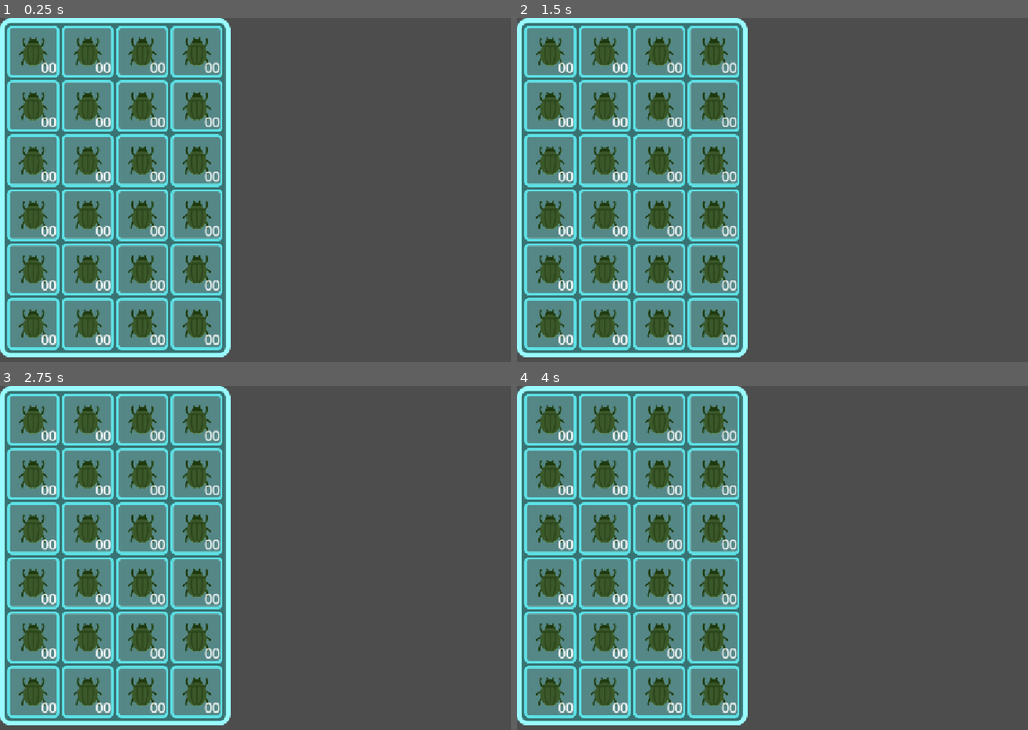
Above: before the commit, frames 1-4 (two rows, left to right).
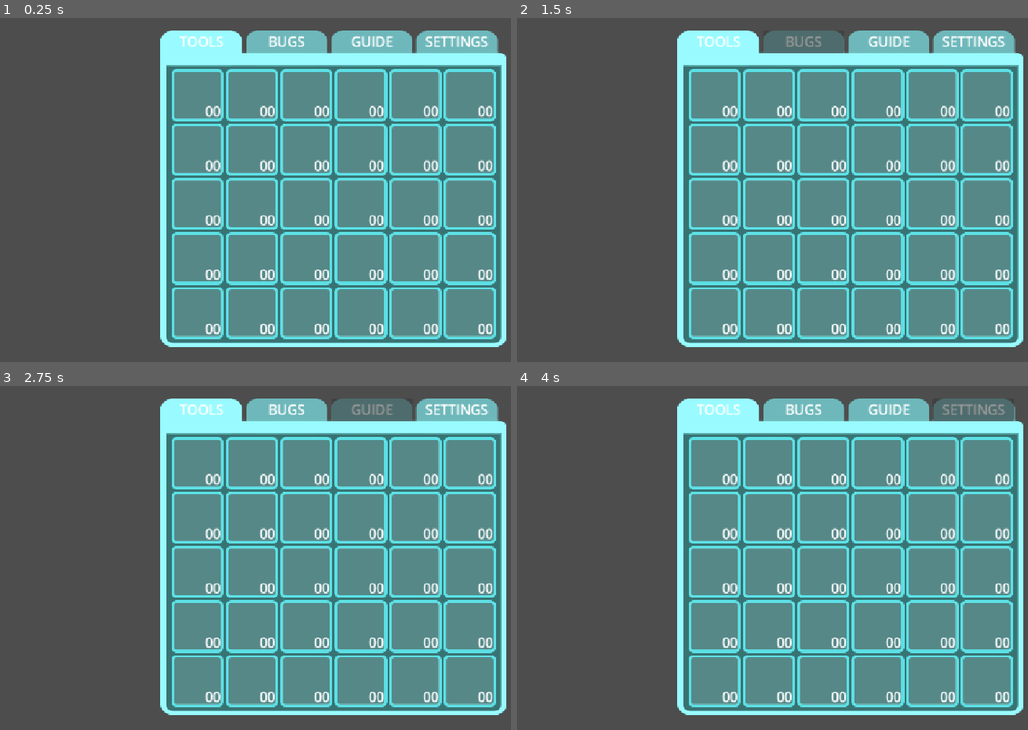
Above: after the commit, the same moments.

Repository: LaurenZeigler/Bug-Catcher
Game: Godot game, scene res://assets/mainScenes/whitebox/InventoryPlayground.tscn
The game is run twice, just before and just after one commit, with the same random seed, the same clock (stepped at 60 frames per second) and the same inputs. This scene is started directly instead of the project's main scene.
Inputs (mouse positions are in pixels of both pictures, inside the frame that each line leads up to):
- Up to frame 1 (0.25 s): no input
- Up to frame 2 (1.5 s): click (716, 42) at 0.5 s, where only the run after the commit has a clickable "TOOLS"; click (803, 42) at 1.25 s, where only the run after the commit has a clickable "BUGS"
- Up to frame 3 (2.75 s): click (373, 410) at 2 s, where only the run after the commit has a clickable "GUIDE"
- Up to frame 4 (4 s): click (971, 410) at 2.75 s, where only the run after the commit has a clickable "SETTINGS"; hold D (move_right) from 3.53 s (still down); hold Ctrl (crouch) from 3.53 s (still down)

The runs differ from the first frame. In frame 1, 89% of the frame differs, in the area x 0-100%, y 0-99%; in frame 2, 89%; in frame 3, 89%; in frame 4, 89%.

Commit message:
Finished inventory UI design

Diff:
--- a/bugc/assets/mainScenes/whitebox/InventoryPlayground.tscn
+++ b/bugc/assets/mainScenes/whitebox/InventoryPlayground.tscn
@@ -1,10 +1,15 @@
 [gd_scene format=3 uid="uid://bcsrckv4om07x"]
 
 [ext_resource type="PackedScene" uid="uid://dtyq3a5a6dwvv" path="res://assets/mainScenes/whitebox/Slots.tscn" id="1_l34y4"]
-[ext_resource type="Texture2D" uid="uid://cndv8sji1t5ie" path="res://assets/UI/TempSlot/BG.png" id="1_rb531"]
+[ext_resource type="Texture2D" uid="uid://bs8ay6br5othx" path="res://assets/UI/TempSlot/BG1.png" id="1_rb531"]
 
 [sub_resource type="StyleBoxTexture" id="StyleBoxTexture_l34y4"]
+content_margin_left = 19.0
+content_margin_top = 71.0
+content_margin_bottom = 15.0
 texture = ExtResource("1_rb531")
+
+[sub_resource type="StyleBoxEmpty" id="StyleBoxEmpty_rb531"]
 
 [node name="InventoryPlayground" type="Node3D" unique_id=97466689]
 
@@ -18,16 +23,15 @@
 
 [node name="PanelContainer" type="PanelContainer" parent="CanvasLayer/Control" unique_id=2139356789]
 layout_mode = 0
-offset_top = 1.0
-offset_right = 422.0
-offset_bottom = 624.0
+offset_left = 295.0
+offset_top = 23.0
+offset_right = 929.0
+offset_bottom = 605.0
 theme_override_styles/panel = SubResource("StyleBoxTexture_l34y4")
 
 [node name="GridContainer" type="GridContainer" parent="CanvasLayer/Control/PanelContainer" unique_id=935570113]
 layout_mode = 2
-size_flags_horizontal = 4
-size_flags_vertical = 4
-columns = 4
+columns = 6
 
 [node name="Slot0" parent="CanvasLayer/Control/PanelContainer/GridContainer" unique_id=1900301340 instance=ExtResource("1_l34y4")]
 layout_mode = 2
@@ -100,3 +104,73 @@
 
 [node name="Slot23" parent="CanvasLayer/Control/PanelContainer/GridContainer" unique_id=685160061 instance=ExtResource("1_l34y4")]
 layout_mode = 2
+
+[node name="Slot24" parent="CanvasLayer/Control/PanelContainer/GridContainer" unique_id=185575811 instance=ExtResource("1_l34y4")]
+layout_mode = 2
+
+[node name="Slot25" parent="CanvasLayer/Control/PanelContainer/GridContainer" unique_id=1459231681 instance=ExtResource("1_l34y4")]
+layout_mode = 2
+
+[node name="Slot26" parent="CanvasLayer/Control/PanelContainer/GridContainer" unique_id=1882505536 instance=ExtResource("1_l34y4")]
+layout_mode = 2
+
+[node name="Slot27" parent="CanvasLayer/Control/PanelContainer/GridContainer" unique_id=803504526 instance=ExtResource("1_l34y4")]
+layout_mode = 2
+
+[node name="Slot28" parent="CanvasLayer/Control/PanelContainer/GridContainer" unique_id=511399788 instance=ExtResource("1_l34y4")]
+layout_mode = 2
+
+[node name="Slot29" parent="CanvasLayer/Control/PanelContainer/GridContainer" unique_id=915300176 instance=ExtResource("1_l34y4")]
+layout_mode = 2
+
+[node name="ToolsBtn" type="Button" parent="CanvasLayer/Control" unique_id=1534510754]
+layout_mode = 0
+offset_left = 295.0
+offset_top = 23.0
+offset_right = 444.0
+offset_bottom = 64.0
+theme_override_colors/font_color = Color(1, 1, 1, 1)
+theme_override_colors/font_pressed_color = Color(0.7792914, 0.7792914, 0.7792913, 1)
+theme_override_colors/font_hover_color = Color(0.5882353, 0.5882353, 0.5882353, 1)
+theme_override_font_sizes/font_size = 25
+theme_override_styles/normal = SubResource("StyleBoxEmpty_rb531")
+text = "TOOLS"
+
+[node name="BugsBtn" type="Button" parent="CanvasLayer/Control" unique_id=1877113914]
+layout_mode = 0
+offset_left = 451.0
+offset_top = 23.0
+offset_right = 600.0
+offset_bottom = 64.0
+theme_override_colors/font_color = Color(1, 1, 1, 1)
+theme_override_colors/font_pressed_color = Color(0.7792914, 0.7792914, 0.7792913, 1)
+theme_override_colors/font_hover_color = Color(0.5882353, 0.5882353, 0.5882353, 1)
+theme_override_font_sizes/font_size = 25
+theme_override_styles/normal = SubResource("StyleBoxEmpty_rb531")
+text = "BUGS"
+
+[node name="GuideBtn" type="Button" parent="CanvasLayer/Control" unique_id=1914770321]
+layout_mode = 0
+offset_left = 608.0
+offset_top = 23.0
+offset_right = 757.0
+offset_bottom = 64.0
+theme_override_colors/font_color = Color(1, 1, 1, 1)
+theme_override_colors/font_pressed_color = Color(0.7792914, 0.7792914, 0.7792913, 1)
+theme_override_colors/font_hover_color = Color(0.5882353, 0.5882353, 0.5882353, 1)
+theme_override_font_sizes/font_size = 25
+theme_override_styles/normal = SubResource("StyleBoxEmpty_rb531")
+text = "GUIDE"
+
+[node name="SettingsBtn" type="Button" parent="CanvasLayer/Control" unique_id=1593615129]
+layout_mode = 0
+offset_left = 763.0
+offset_top = 23.0
+offset_right = 912.0
+offset_bottom = 64.0
+theme_override_colors/font_color = Color(1, 1, 1, 1)
+theme_override_colors/font_pressed_color = Color(0.7792914, 0.7792914, 0.7792913, 1)
+theme_override_colors/font_hover_color = Color(0.5882353, 0.5882353, 0.5882353, 1)
+theme_override_font_sizes/font_size = 25
+theme_override_styles/normal = SubResource("StyleBoxEmpty_rb531")
+text = "SETTINGS"
--- a/bugc/assets/mainScenes/whitebox/Slots.tscn
+++ b/bugc/assets/mainScenes/whitebox/Slots.tscn
@@ -2,7 +2,6 @@
 
 [ext_resource type="Script" uid="uid://di8k80cnj13t4" path="res://assets/scripts/Inventory/Slot.gd" id="1_6m1qx"]
 [ext_resource type="Texture2D" uid="uid://br734wmhnv3ph" path="res://assets/UI/TempSlot/Slot1.png" id="1_ujo35"]
-[ext_resource type="Texture2D" uid="uid://dcuygfaaq0e24" path="res://assets/UI/TempSlot/Bug.png" id="3_ujo35"]
 
 [sub_resource type="LabelSettings" id="LabelSettings_ujo35"]
 font_size = 25
@@ -18,7 +17,6 @@
 offset_right = 96.0
 offset_bottom = 96.0
 mouse_filter = 2
-texture = ExtResource("3_ujo35")
 
 [node name="Quantity" type="Label" parent="." unique_id=382652820]
 layout_mode = 0
Binary file changed: bugc/assets/UI/TempSlot/BG.png
Binary file added: bugc/assets/UI/TempSlot/BG1.png
Not shown, added: bugc/assets/UI/TempSlot/BG1.png.import
Binary file added: bugc/assets/UI/TempSlot/BGBugs.png
Not shown, added: bugc/assets/UI/TempSlot/BGBugs.png.import
Binary file added: bugc/assets/UI/TempSlot/BGGuidbook.png
Not shown, added: bugc/assets/UI/TempSlot/BGGuidbook.png.import
Binary file added: bugc/assets/UI/TempSlot/BGSettings.png
Not shown, added: bugc/assets/UI/TempSlot/BGSettings.png.import
